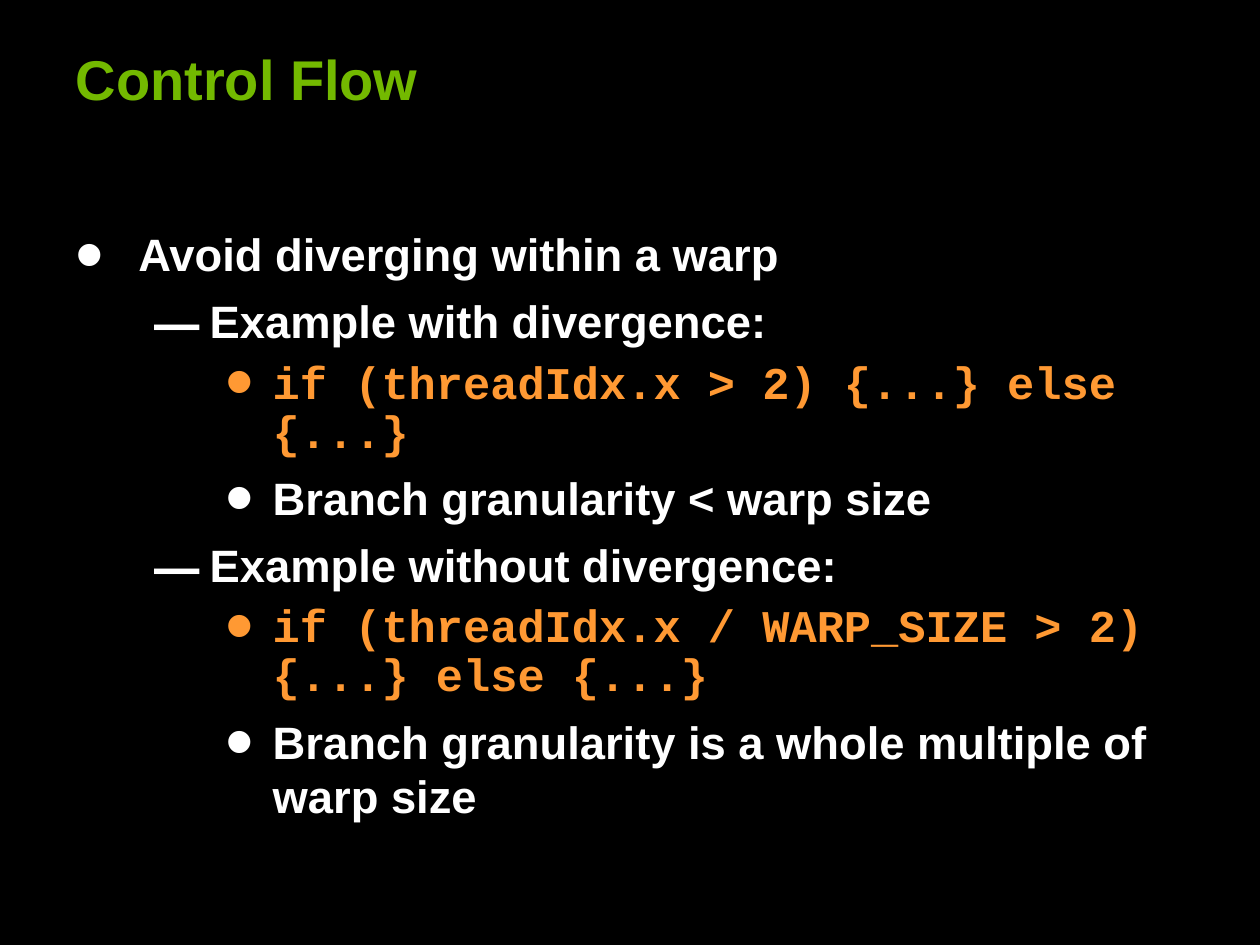
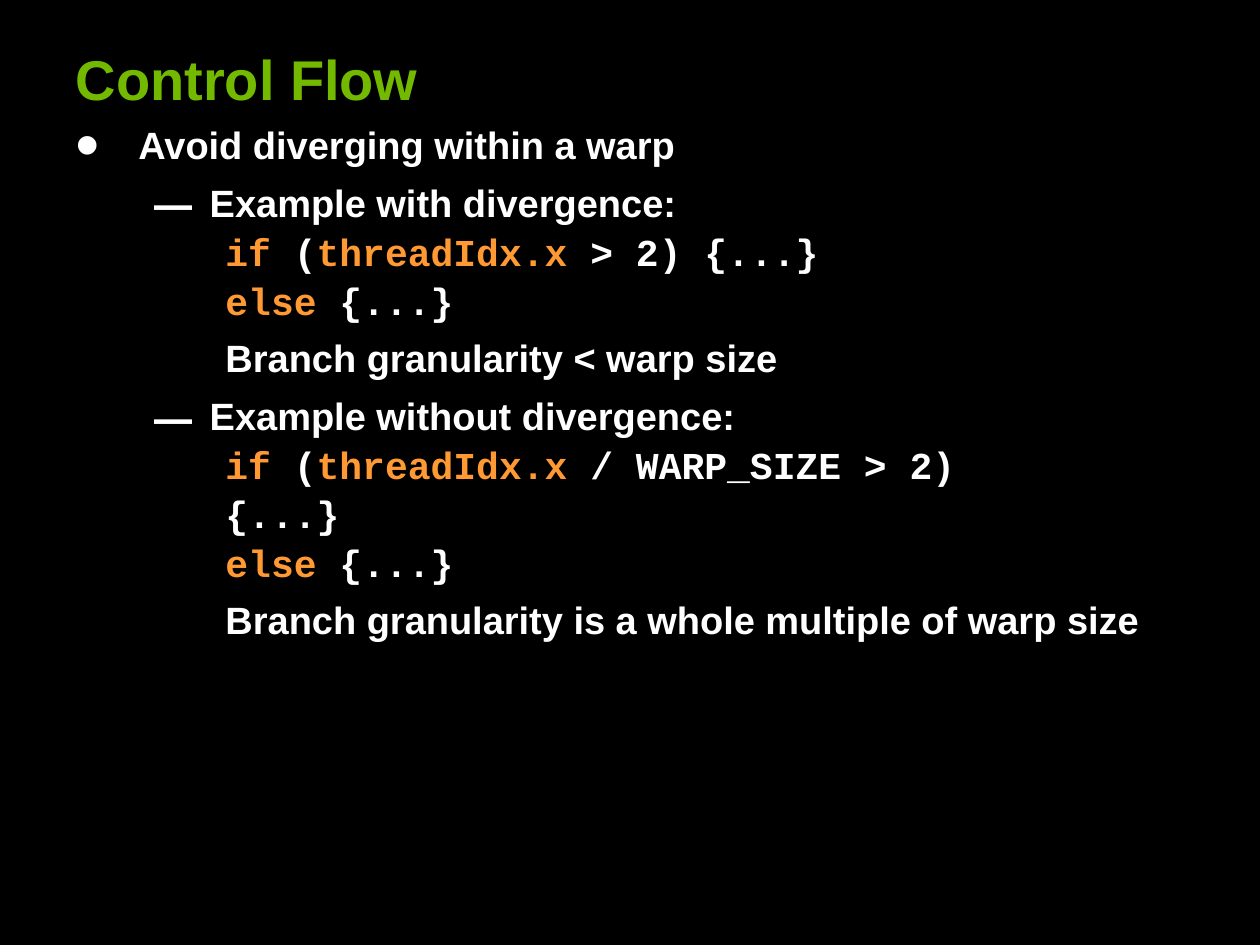
Before and after one commit to leofang/stanford-cs193g-sp2010, a slide deck: slide 25 of trunk/lectures/lecture_5/performance_considerations.ppt. Drawn at 1260x945 pixels with LibreOffice and Linux fonts; fonts in the diff are those of the drawing. Boxes give left, top, right and bottom in pixels: in the first picture for what was removed or moved away, otherwise in the second. Text is boxed around its words. In the diff, an @@ line names an element or a change of style, - is before the commit and + after.

```diff
--- a/trunk/lectures/lecture_5/performance_considerations.ppt
+++ b/trunk/lectures/lecture_5/performance_considerations.ppt
@@ text "Avoid diverging within a warp": place and size @@
-text "Avoid diverging within a warp" at bbox=[138, 238, 1146, 822]
+text "Avoid diverging within a warp" at bbox=[138, 131, 1139, 641]
@@ text at bbox=[138, 131, 1139, 641]: size 25.9 to 21.7 pt in "Avoid diverging within a warp", "Example with divergence:", "Branch granularity < warp size", "Example without divergence:" and 1 more places; bullet • to none @@
@@ text at bbox=[225, 239, 682, 316]: text changed; size 25.9 to 21.7 pt @@
-    • if (threadIdx.x > 2) {...} else {...}
+    if (threadIdx.x > 2) {...}
+    else {...}
@@ text at bbox=[225, 452, 956, 578]: text changed; size 25.9 to 21.7 pt; text colour #FF9933 to #FFFFFF @@
-    • if (threadIdx.x / WARP_SIZE > 2) {...} else {...}
+    if (threadIdx.x / WARP_SIZE > 2)
+    {...}
+    else {...}
```
Also in this commit, not shown: 22 other slides changed, 1 other file.
